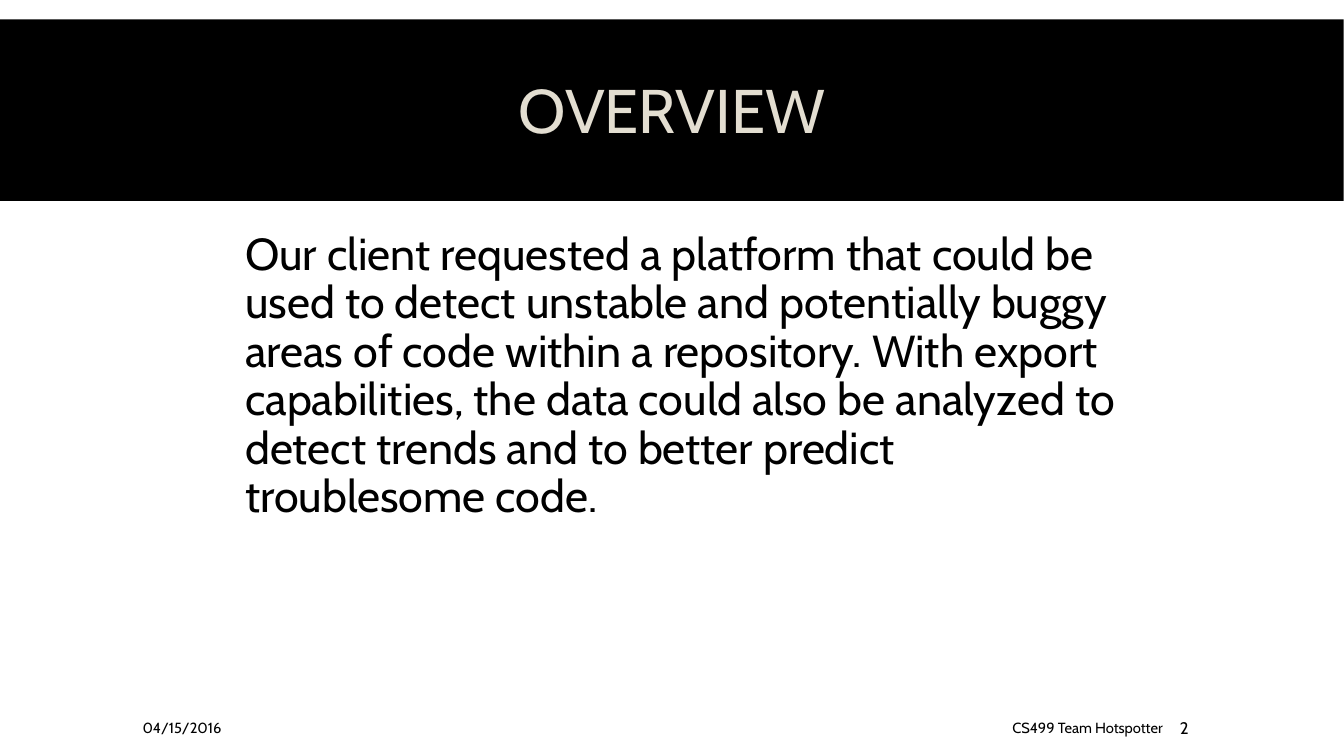
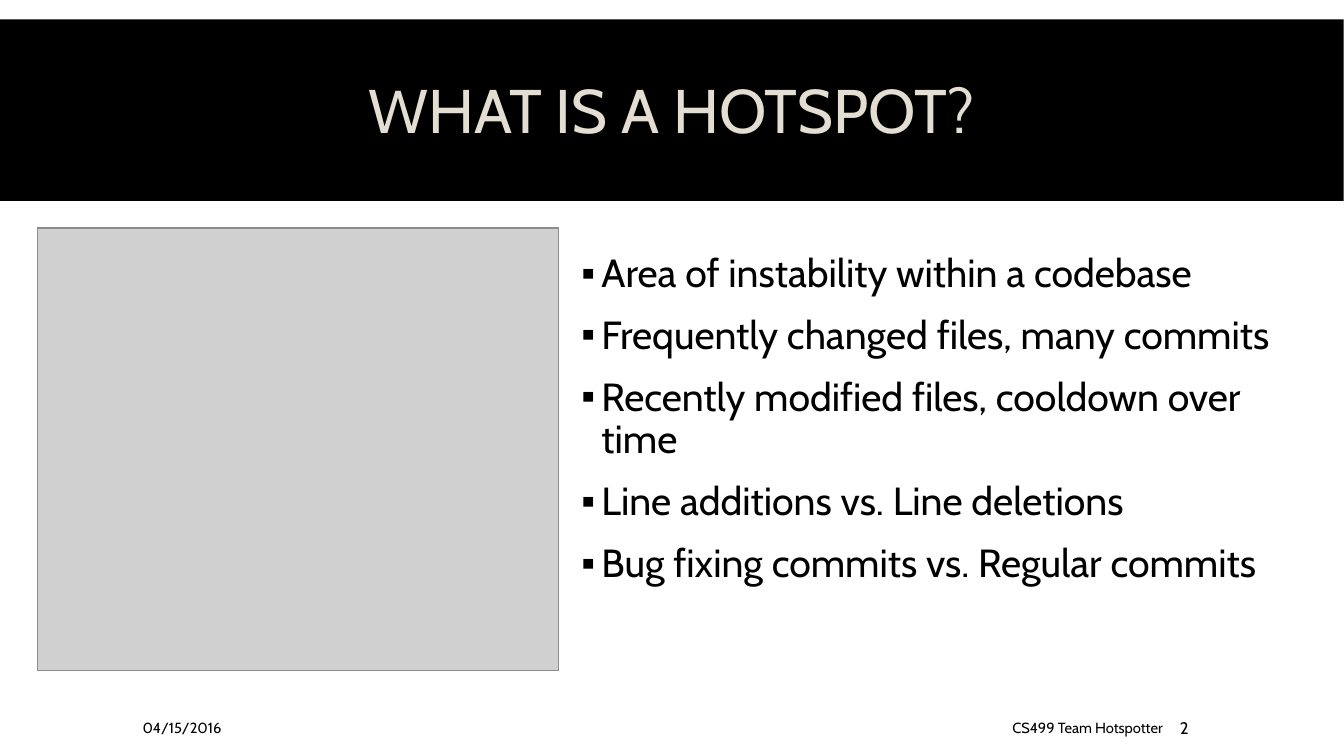
Before and after one commit to spesmit/hotspotter, a slide deck: slide 2 of Documentation/Presentations/CS499 Final Presentation.pptx. Drawn at 1344x756 pixels with LibreOffice and Linux fonts; fonts in the diff are those of the drawing; grey boxes stand for pictures; background and template pictures are left out. Boxes give left, top, right and bottom in pixels: in the first picture for what was removed or moved away, otherwise in the second. Text is boxed around its words. In the diff, an @@ line names an element or a change of style, - is before the commit and + after.

```diff
--- a/Documentation/Presentations/CS499 Final Presentation.pptx
+++ b/Documentation/Presentations/CS499 Final Presentation.pptx
@@ title at (x1=369, y1=87, x2=975, y2=134): text changed @@
-OVERVIEW
+WHAT IS A HOTSPOT?
@@ picture added at (x1=37, y1=228, x2=558, y2=670) @@
@@ text at (x1=601, y1=257, x2=1270, y2=587): text changed; size 32 to 28 pt @@
-Our client requested a platform that could be used to detect unstable and potentially buggy areas of code within a repository. With export capabilities, the data could also be analyzed to detect trends and to better predict troublesome code.
+▪ Area of instability within a codebase
+▪ Frequently changed files, many commits
+▪ Recently modified files, cooldown over time
+▪ Line additions vs. Line deletions
+▪ Bug fixing commits vs. Regular commits
```
Also in this commit, not shown: 7 other slides changed.
